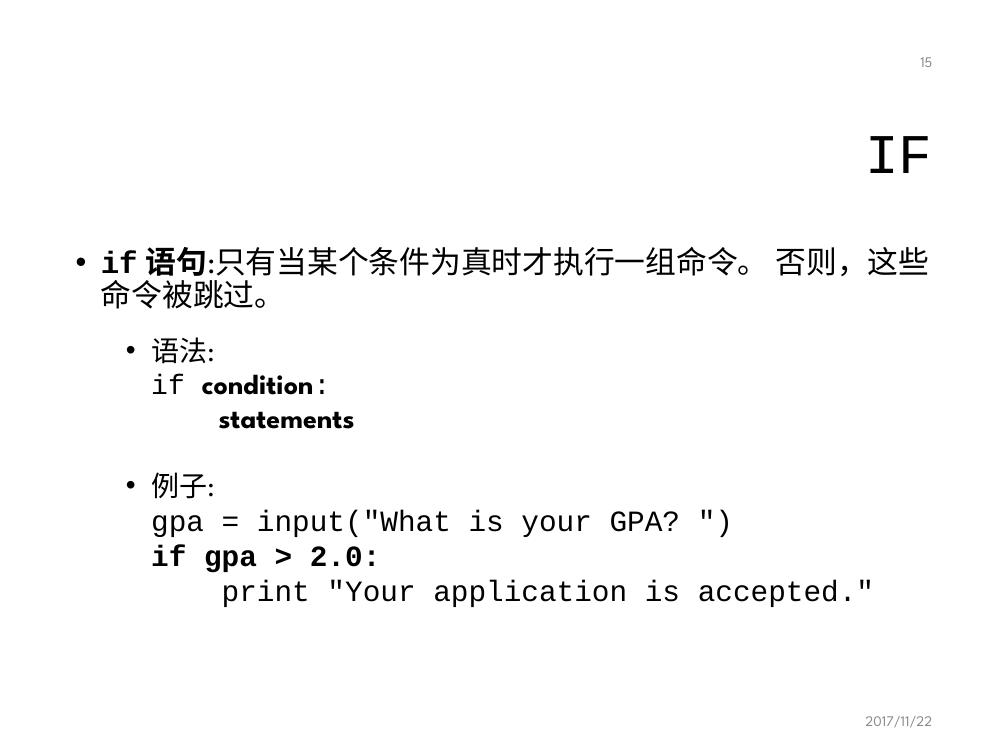
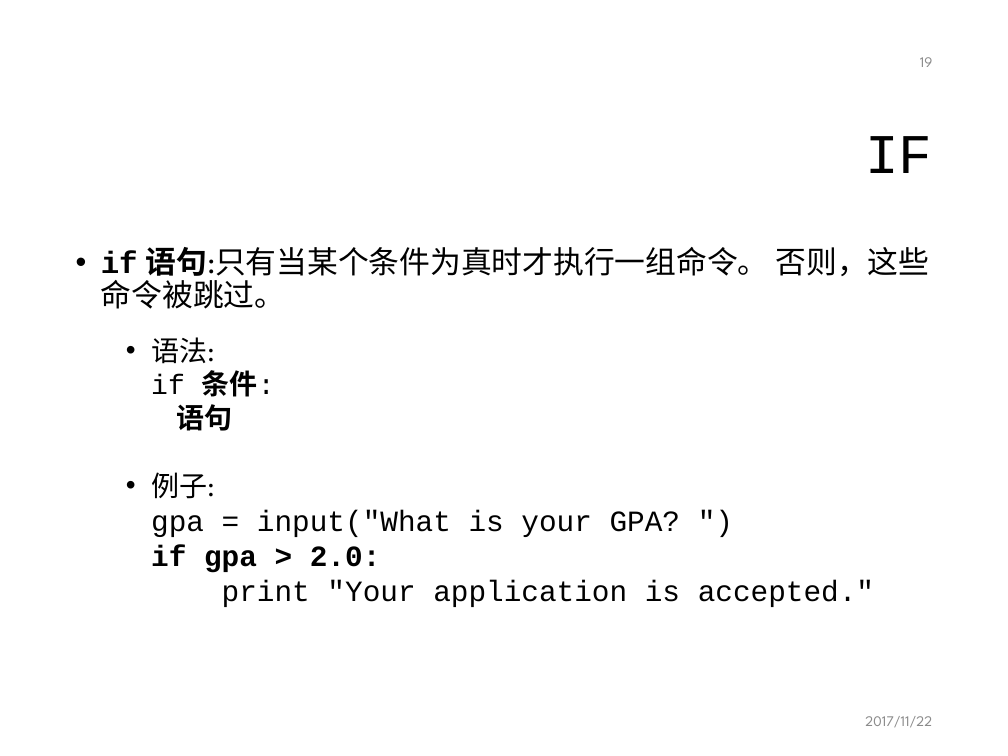
Before and after one commit to mcai/PythonTraining, a slide deck: slide 19 of intro_python_programming.pptx (slide 15 before the commit). Drawn at 1008x756 pixels with LibreOffice and Linux fonts; fonts in the diff are those of the drawing; background and template pictures are left out. Boxes give left, top, right and bottom in pixels: in the first picture for what was removed or moved away, otherwise in the second. Text is boxed around its words. In the diff, an @@ line names an element or a change of style, - is before the commit and + after.

```diff
--- a/intro_python_programming.pptx
+++ b/intro_python_programming.pptx
@@ page number at [920, 57, 932, 67]: text changed @@
-15
+19
@@ text at [151, 370, 275, 431]: text changed @@
-  if condition:
-  statements
+  if 条件:
+  语句
```
Also in this commit, not shown: 11 other slides changed, 4 slides added.
